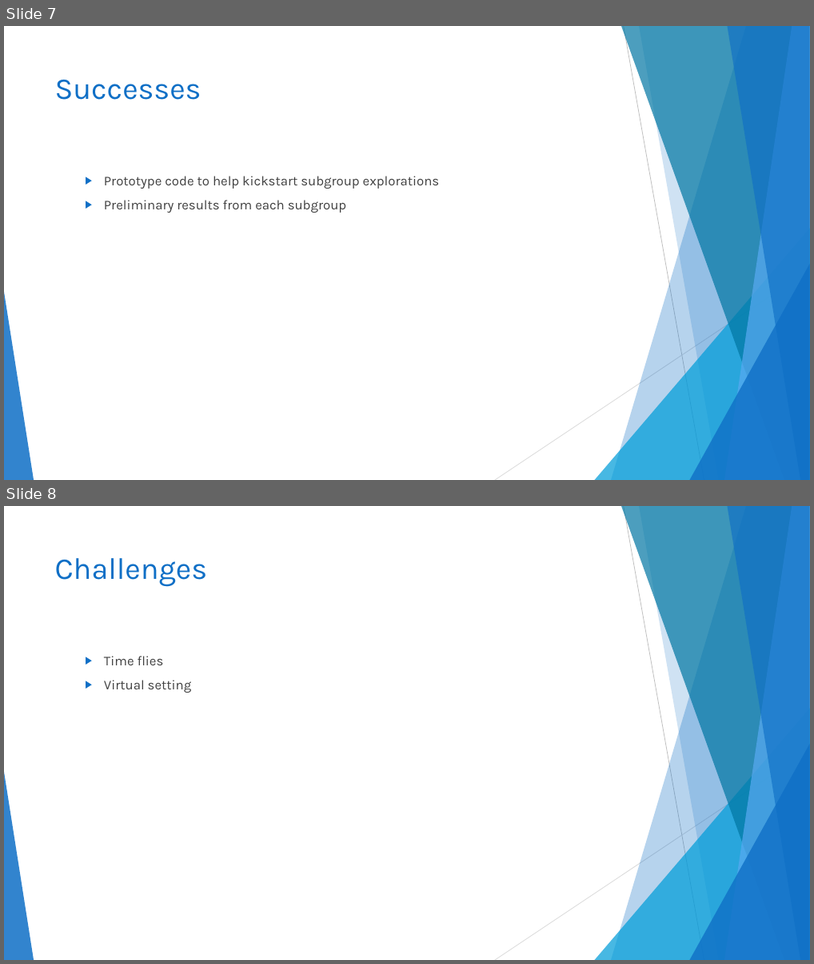
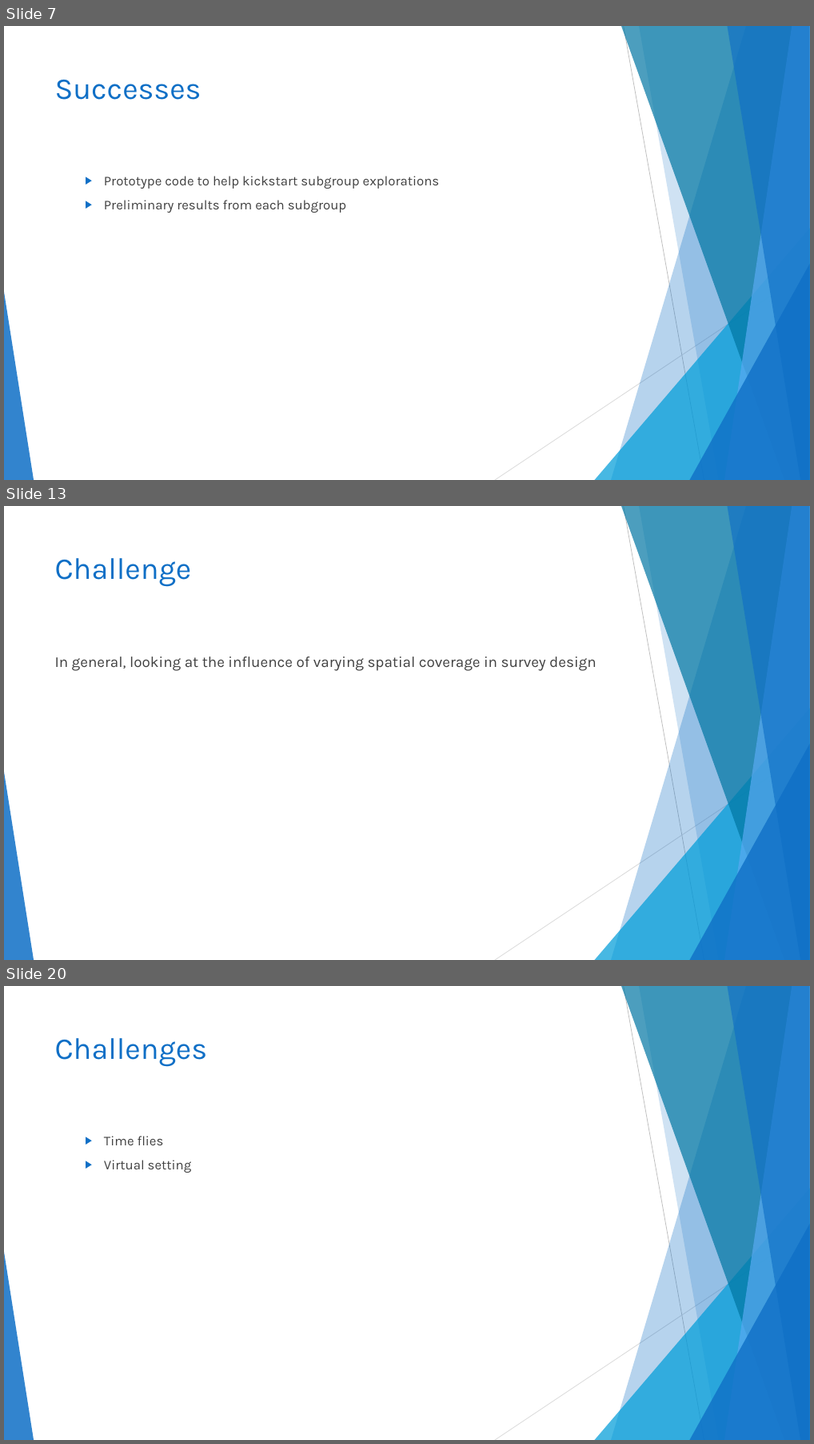
Before and after one commit to TESA-workshops/sim-geostat-survey, a slide deck: report/sim-geostat-survey-report.pptx. Shown one above the other, each under a label of ours: slides 7 and 8 before the commit, slides 7, 13 and 20 after it; the slides between them are not shown. The pictures are 814x964 and 814x1444 pixels, drawn with LibreOffice and Linux fonts; fonts in the diff are those of the drawing. Boxes give left, top, right and bottom in pixels: in the first picture for what was removed or moved away, otherwise in the second. Text is boxed around its words. In the diff, an @@ line names an element or a change of style, - is before the commit and + after.

Commit message:
Update sim-geostat-survey-report.pptx
ppt

```diff
--- a/report/sim-geostat-survey-report.pptx
+++ b/report/sim-geostat-survey-report.pptx
@@ slide 13 added at (x1=4, y1=506, x2=810, y2=960), background #FFFFFF; not listed: 10 template elements that a slide beside it also shows @@
@@ title added at (x1=55, y1=558, x2=192, y2=587), 36 pt, text #0F6FC6 @@
+Challenge
@@ text added at (x1=55, y1=656, x2=596, y2=671), 18 pt, text #404040 @@
+In general, looking at the influence of varying spatial coverage in survey design
@@ what was slide 8 is now slide 20 @@
```
Also in this commit, not shown: 1 slide changed, 11 other slides added.
